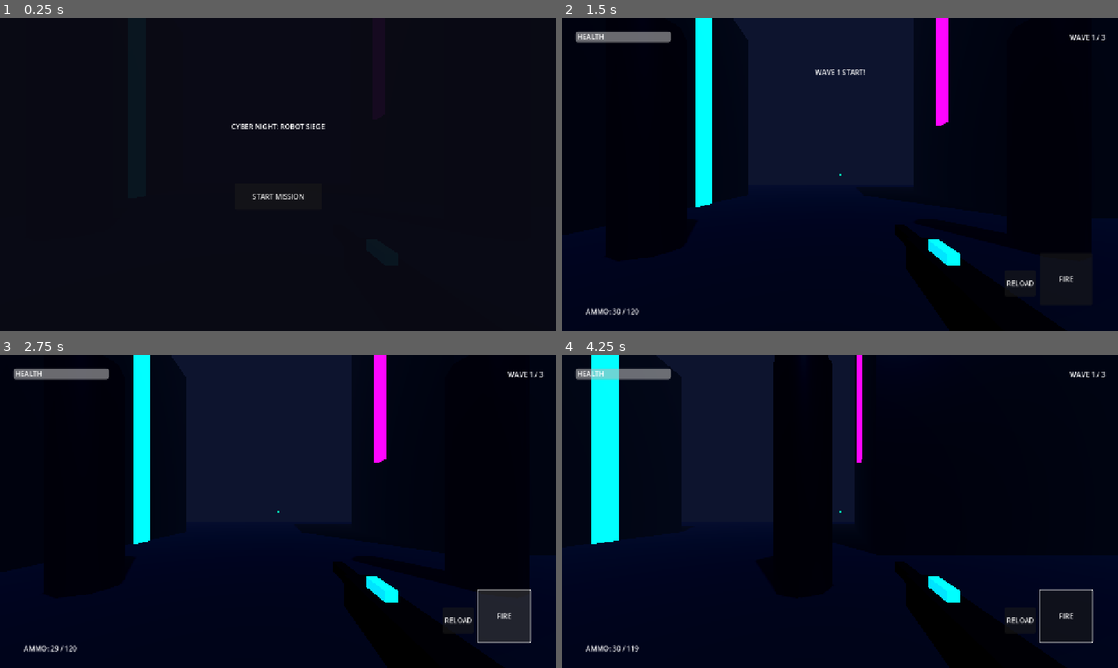
Above: before the commit, frames 1-4 (two rows, left to right).
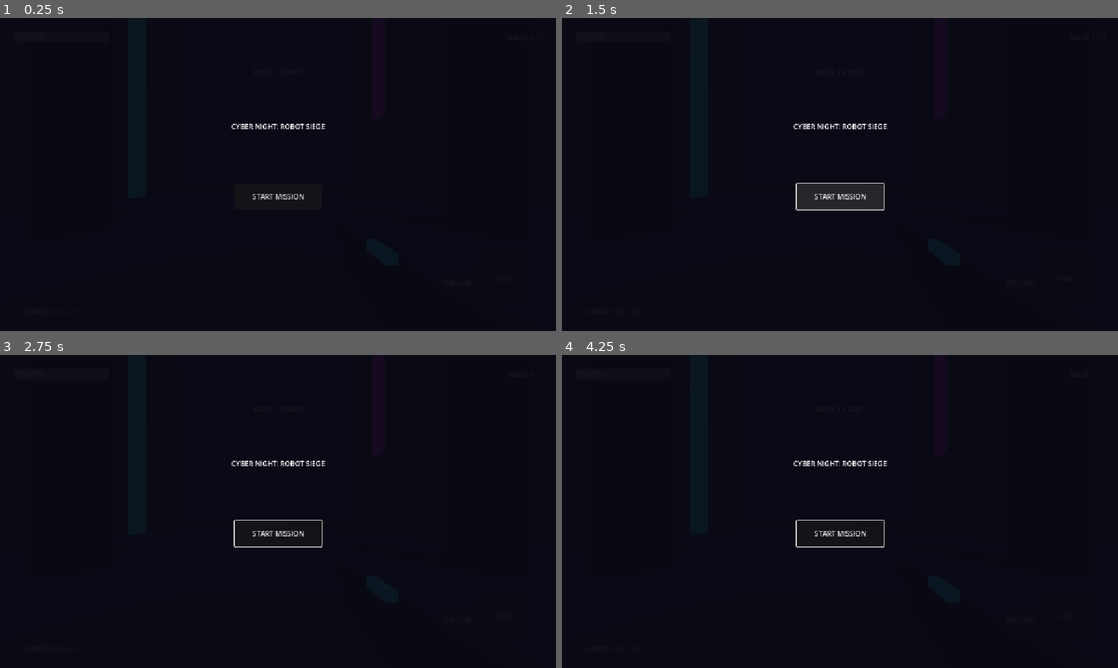
Above: after the commit, the same moments.

Repository: edem14915-cpu/NOIR-AI-GAME-STUDIO
Game: Godot game, scene res://scenes/Main.tscn
The game is run twice, just before and just after one commit, with the same random seed, the same clock (stepped at 60 frames per second) and the same inputs.
Inputs (mouse positions are in pixels of both pictures, inside the frame that each line leads up to):
- Up to frame 1 (0.25 s): no input
- Up to frame 2 (1.5 s): click "START MISSION" at 0.5 s; click (840, 196) at 1.25 s, where only the run after the commit has a clickable "START MISSION"
- Up to frame 3 (2.75 s): click "FIRE" at 2 s
- Up to frame 4 (4.25 s): click "RELOAD" at 2.75 s; move the mouse to (962, 495) at 3.52 s; hold Right (ui_right) from 3.53 s (still down); click (962, 495) at 3.67 s

The runs differ from the first frame. In frame 2, 5.8% of the frame differs, in the area x 2-98%, y 0-95%; in frame 3, 6.1%; in frame 4, 9.7%.
Error after the commit: Parse Error: Identifier "_on_start_pressed" not declared in the current scope. (res://scripts/ui.gd:33)

Commit message:
NOIR AI: upload CyberNightFPS/scripts/ui.gd

Diff:
--- a/output/CyberNightFPS/scripts/ui.gd
+++ b/output/CyberNightFPS/scripts/ui.gd
@@ -1,6 +1,7 @@
 extends CanvasLayer
 
 @onready var menu_screen = $MenuScreen
+@onready var start_button = $MenuScreen/StartButton
 @onready var gameover_screen = $GameOverScreen
 @onready var victory_screen = $VictoryScreen
 @onready var hud = $HUD
@@ -24,10 +25,14 @@
 var last_look_pos: Vector2 = Vector2.ZERO
 
 func _ready() -> void:
-	GameManager.connect("state_changed", Callable(this_on_state_changed))
-	GameManager.connect("hp_changed", Callable(this_on_hp_changed))
-	GameManager.connect("ammo_changed", Callable(this_on_ammo_changed))
-	GameManager.connect("wave_started", Callable(this_on_wave_started))
+	GameManager.state_changed.connect(this_on_state_changed)
+	GameManager.hp_changed.connect(this_on_hp_changed)
+	GameManager.ammo_changed.connect(this_on_ammo_changed)
+	GameManager.wave_started.connect(this_on_wave_started)
+
+	start_button.pressed.connect(_on_start_pressed)
+	fire_button.pressed.connect(_on_fire_pressed)
+	reload_button.pressed.connect(_on_reload_pressed)
 
 	this_on_state_changed(GameManager.current_state)
 	notice_label.visible = false
@@ -64,6 +69,10 @@
 func _input(event: InputEvent) -> void:
 	if GameManager.current_state != GameManager.State.PLAYING:
 		return
+	if not player:
+		player = get_tree().get_first_node_in_group("player")
+	if not player:
+		player = get_tree().get_first_node_in_group("player")
 
 	if event is InputEventScreenTouch:
 		var touch = event as InputEventScreenTouch
@@ -91,7 +100,7 @@
 
 	elif event is InputEventScreenDrag:
 		var drag = event as InputEventScreenDrag
-		if joystick_active and drag.position.distance_to(joystick_center) < 250:
+		if joystick_active:
 			var offset = drag.position - joystick_center
 			if offset.length() > joystick_max_radius:
 				offset = offset.normalized() * joystick_max_radius
